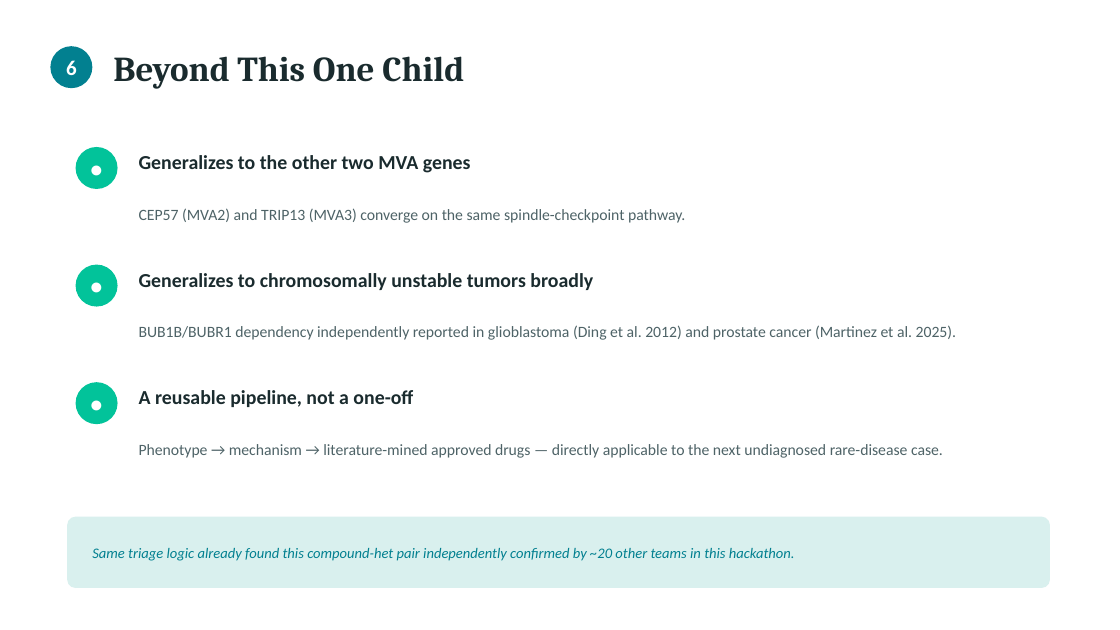
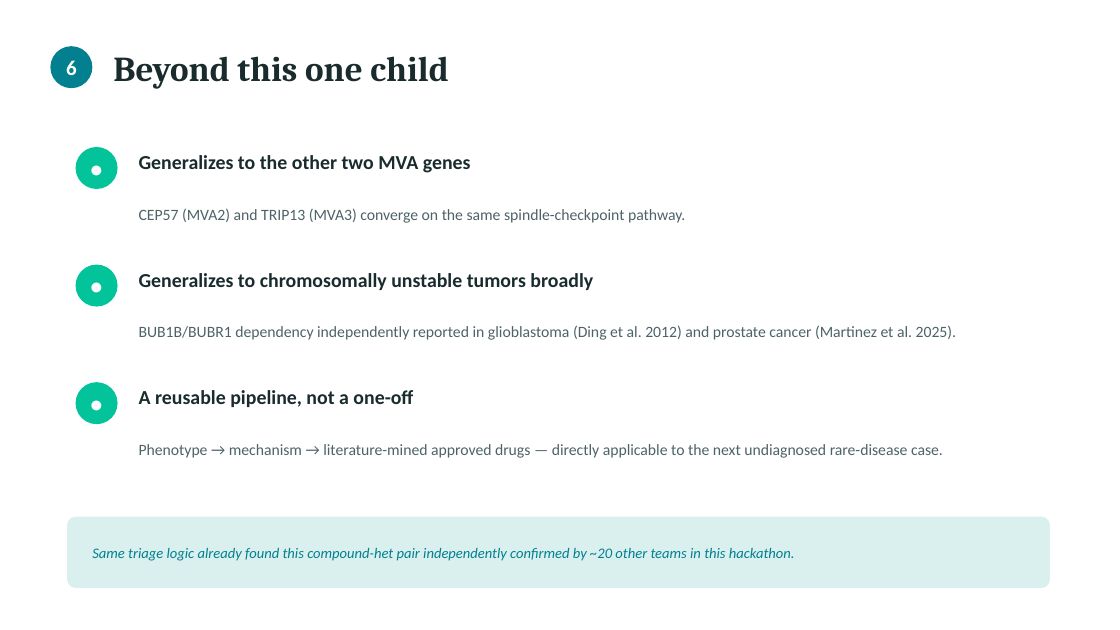
Before and after one commit to RuizHernandez/mva-hackathon-2026, a slide deck: slide 6 of Track 2/pitch_deck.pptx. Drawn at 1120x630 pixels with LibreOffice and Linux fonts; fonts in the diff are those of the drawing. Boxes give left, top, right and bottom in pixels: in the first picture for what was removed or moved away, otherwise in the second. Text is boxed around its words. In the diff, an @@ line names an element or a change of style, - is before the commit and + after.

```diff
--- a/Track 2/pitch_deck.pptx
+++ b/Track 2/pitch_deck.pptx
@@ text at (113,56,448,89): text changed @@
-Beyond This One Child
+Beyond this one child
```
Also in this commit, not shown: 6 other slides changed.
